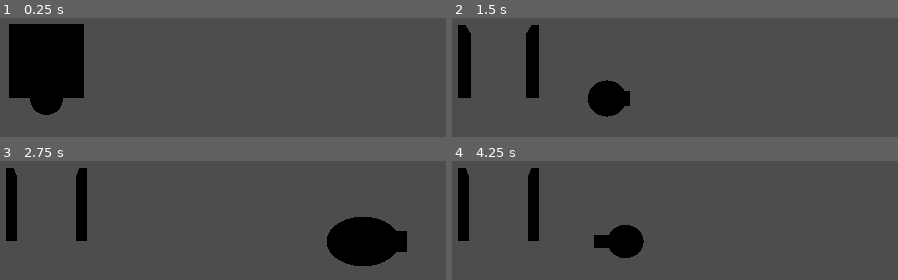
Above: before the commit, frames 1-4 (two rows, left to right).
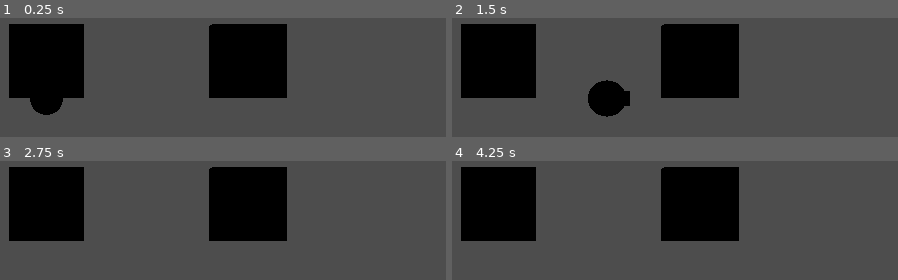
Above: after the commit, the same moments.

Repository: bruom/Gatinhos
Game: Godot game, scene res://Scenes/deleteme.tscn
Same seed, same stepped clock (60 frames per second), same inputs: the game is played once before the commit and once after it. This scene is started directly instead of the project's main scene.
Inputs:
- Up to frame 1 (0.25 s): no input
- Up to frame 2 (1.5 s): tap Enter at 0.5 s; hold D (Right) 0.53-1.28 s; hold F (Interact) 0.53-1.28 s; hold S (Backward) from 1.28 s (still down); tap F (Interact) at 1.35 s
- Up to frame 3 (2.75 s): release S (Backward) at 2.03 s; hold D (Right) from 2.03 s (still down); hold Shift (Run) from 2.03 s (still down); tap F (Interact) at 2.3 s
- Up to frame 4 (4.25 s): release D (Right) at 2.78 s; release Shift (Run) at 2.78 s; hold W (Forward) 2.78-3.53 s; tap Ctrl (Sneak) at 2.85 s; tap F (Interact) at 3.05 s; hold A (Left) from 3.53 s (still down); hold F (Interact) from 3.53 s (still down)

The runs differ from the first frame. In frame 1, 11% of the frame differs, in the area x 46-65%, y 5-68%; in frame 2, 19%; in frame 3, 26%, in the area x 1-92%, y 5-89%; in frame 4, 22%.

Commit message:
door fixed

Diff:
--- a/Scenes/deleteme.tscn
+++ b/Scenes/deleteme.tscn
@@ -12,3 +12,6 @@
 transform = Transform3D(0.5, 0, 0, 0, 0.5, 0, 0, 0, 0.5, 0, 0, 1.76982)
 
 [node name="Door" parent="." instance=ExtResource("2_gw25u")]
+
+[node name="Door2" parent="." instance=ExtResource("2_gw25u")]
+transform = Transform3D(1, 0, 0, 0, 1, 0, 0, 0, 1, 2.74274, 0, 0)
--- a/Scenes/door.tscn
+++ b/Scenes/door.tscn
@@ -9,6 +9,7 @@
 size = Vector3(1, 1, 0.1)
 
 [sub_resource type="Animation" id="Animation_6is4r"]
+resource_local_to_scene = true
 resource_name = "Open"
 tracks/0/type = "bezier"
 tracks/0/imported = false
@@ -34,6 +35,7 @@
 }
 
 [sub_resource type="Animation" id="Animation_evtxw"]
+resource_local_to_scene = true
 length = 0.001
 tracks/0/type = "bezier"
 tracks/0/imported = false
@@ -111,6 +113,7 @@
 
 [node name="InteractionRange" type="Area3D" parent="."]
 transform = Transform3D(1, 0, 0, 0, 1, 0, 0, 0, 1, 0, 0.5, 0.1)
+input_ray_pickable = false
 
 [node name="CollisionShape3D" type="CollisionShape3D" parent="InteractionRange"]
 shape = SubResource("BoxShape3D_5uwtr")
--- a/Scenes/player.tscn
+++ b/Scenes/player.tscn
@@ -6,6 +6,8 @@
 
 [node name="Player" type="CharacterBody3D"]
 script = ExtResource("1_keg1m")
+run_speed = 10.0
+play_sfx = false
 
 [node name="cat" parent="." instance=ExtResource("2_obngv")]
 
--- a/Scripts/door.gd
+++ b/Scripts/door.gd
@@ -1,16 +1,21 @@
 extends Node3D
 
 var interactable = false
+var open = false
 
 func _process(delta):
-	if interactable && Input.is_action_pressed("Interact"):
+	if interactable && !open && Input.is_action_pressed("Interact"):
 		self.open_door()
 
 func _on_interaction_range_body_entered(body):
-	interactable = true
+	if body.name == "Player":
+		interactable = true
 
 func _on_interaction_range_body_exited(body):
-	interactable = false
+	if body.name == "Player":
+		interactable = false
 
 func open_door():
 	get_node("AnimationPlayer").play("Open")
+	interactable = false
+	open = true
Not shown, changed: Resources/level_meshes.tres
Not shown: 1 places in Scenes/deleteme.tscn that only renumber resources
Not shown: 1 places in Scenes/door.tscn that only renumber resources
